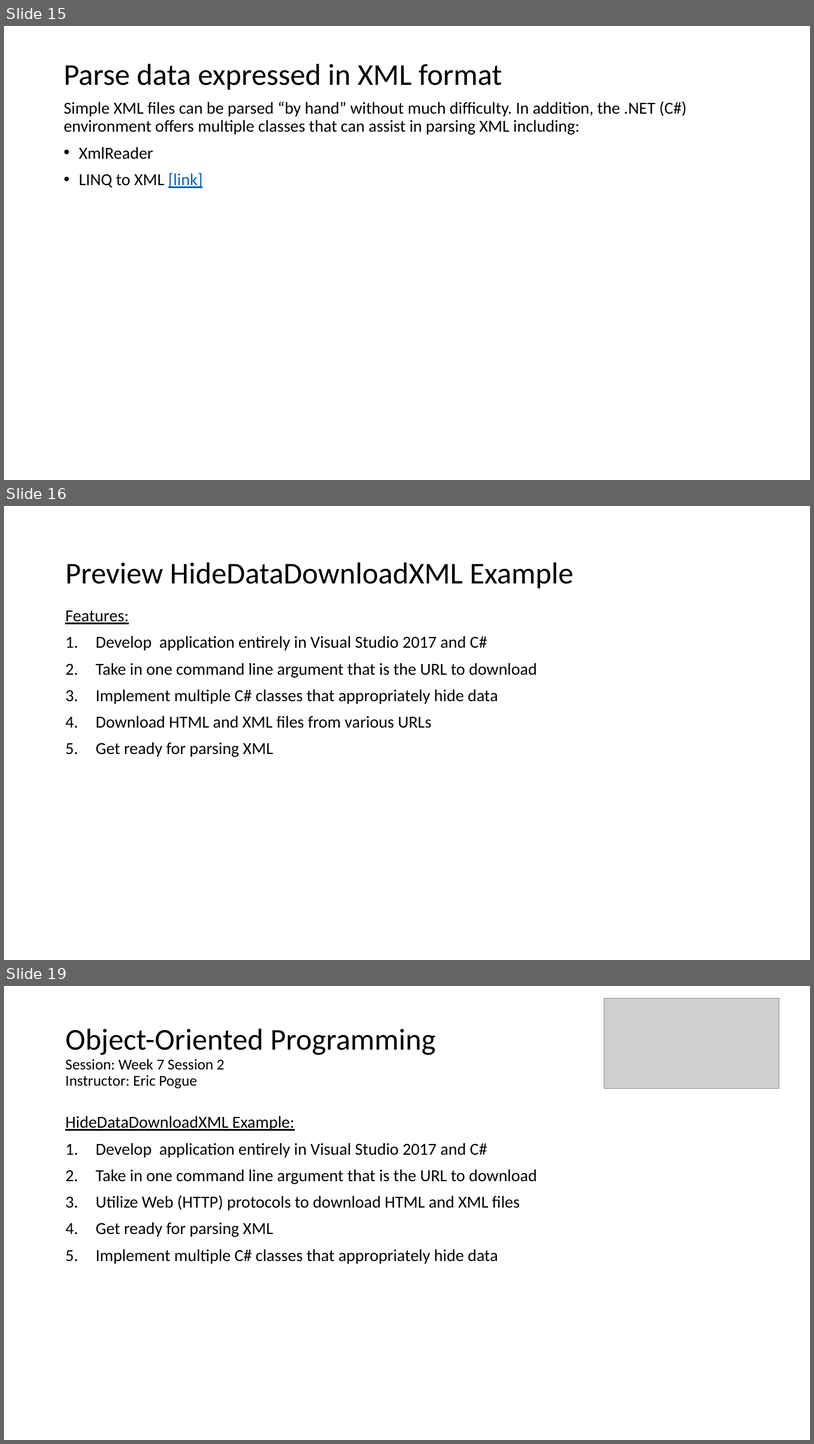
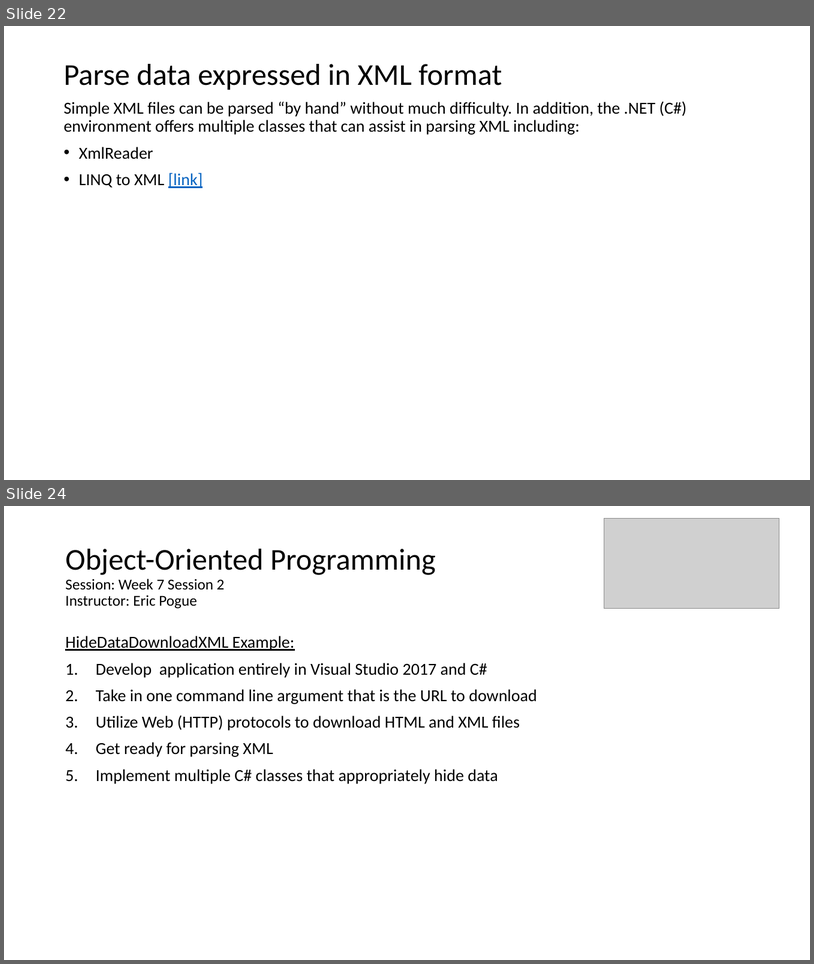
Before and after one commit to EricJPogue/www-epogue-info, a slide deck: CPSC-24500/Week08/2017SpringW08Slides.pptx. Shown one above the other, each under a label of ours: slides 15, 16 and 19 before the commit, slides 22 and 24 after it; the slides between them are not shown. The pictures are 814x1444 and 814x964 pixels, drawn with LibreOffice and Linux fonts; fonts in the diff are those of the drawing; grey boxes stand for pictures. Boxes give left, top, right and bottom in pixels: in the first picture for what was removed or moved away, otherwise in the second. Text is boxed around its words. In the diff, an @@ line names an element or a change of style, - is before the commit and + after.

```diff
--- a/CPSC-24500/Week08/2017SpringW08Slides.pptx
+++ b/CPSC-24500/Week08/2017SpringW08Slides.pptx
@@ slide 16 removed at (x1=4, y1=506, x2=810, y2=960), background #FFFFFF @@
@@ title removed at (x1=65, y1=562, x2=574, y2=588) @@
-Preview HideDataDownloadXML Example
@@ text removed at (x1=65, y1=610, x2=537, y2=757) @@
-Features:
-1. Develop application entirely in Visual Studio 2017 and C#
-2. Take in one command line argument that is the URL to download
-3. Implement multiple C# classes that appropriately hide data
-4. Download HTML and XML files from various URLs
-5. Get ready for parsing XML
@@ what was slide 15 is now slide 22 @@
@@ what was slide 19 is now slide 24 @@
```
Also in this commit, not shown: 4 slides changed, 15 slides added, 9 other slides removed, 3 other files.
